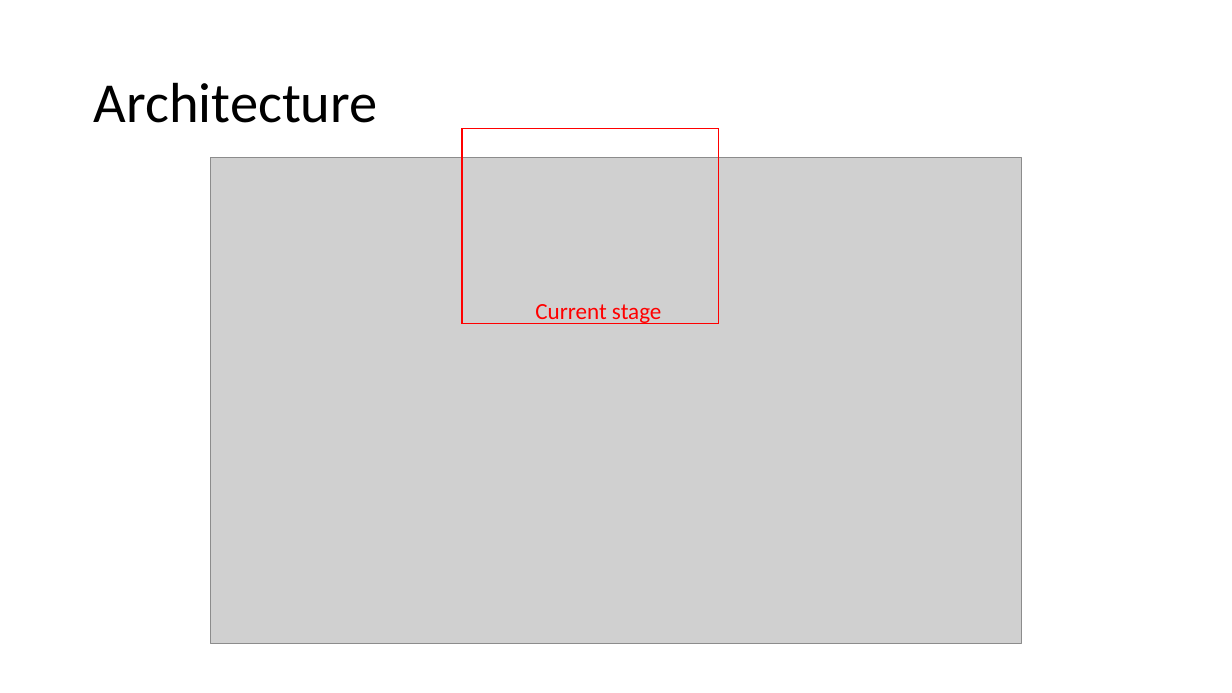
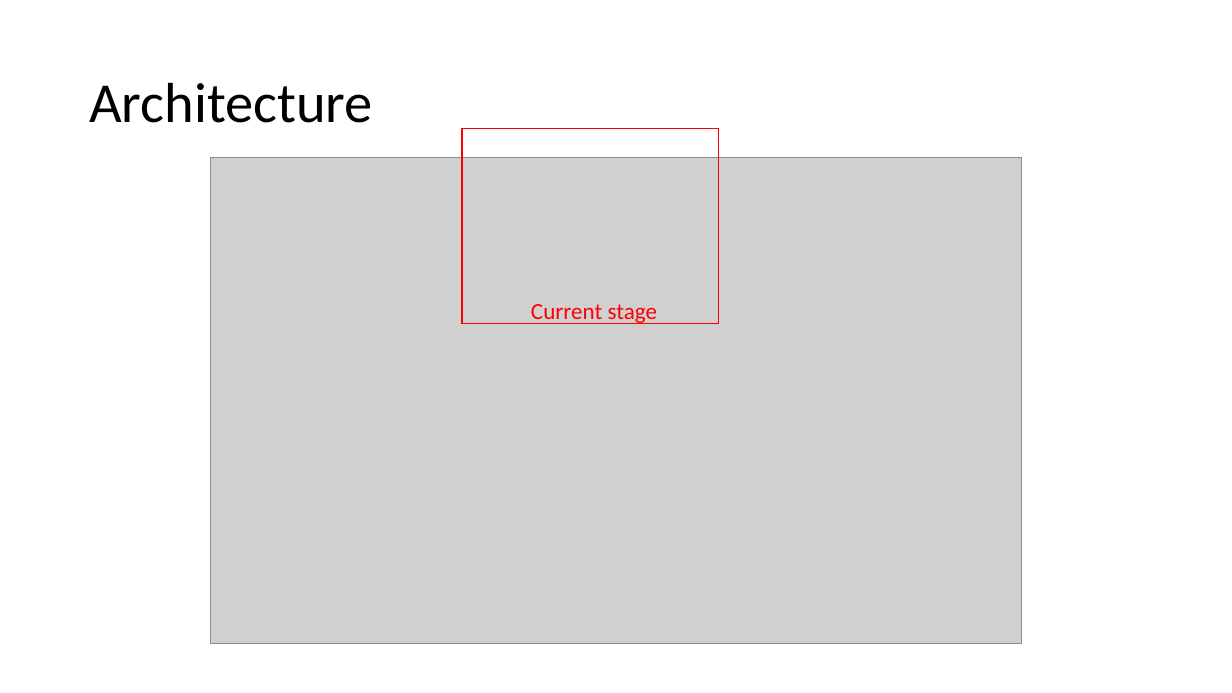
Before and after one commit to Tengyu-Sun/MIPS_simulator, a slide deck: slide 2 of Pipelined basic instruction set simulation.pptx. Drawn at 1232x693 pixels with LibreOffice and Linux fonts; fonts in the diff are those of the drawing; grey boxes stand for pictures. Boxes give left, top, right and bottom in pixels: in the first picture for what was removed or moved away, otherwise in the second. Text is boxed around its words. In the diff, an @@ line names an element or a change of style, - is before the commit and + after.

```diff
--- a/Pipelined basic instruction set simulation.pptx
+++ b/Pipelined basic instruction set simulation.pptx
@@ title "Architecture": place and size @@
-title "Architecture" at bbox=[94, 82, 378, 123]
+title "Architecture" at bbox=[89, 82, 373, 123]
@@ text "Current stage": place and size @@
-text "Current stage" at bbox=[535, 304, 661, 324]
+text "Current stage" at bbox=[531, 304, 657, 324]
```
Also in this commit, not shown: 4 other slides changed.
